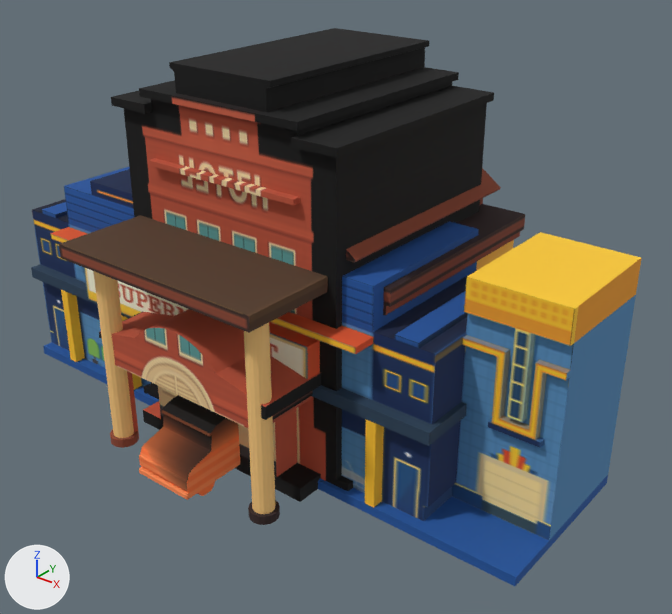
Renders of the glTF model FREEMODELS/curated/carto.glb from each side of a commit.
Camera for both pictures: a camera (50 mm lens) standing at (4.39, -4.87, 4.14) and looking at (0.42, 0.1, 1.06). Lighting does not change. The marker at lower left points along +X, +Y and +Z. The picture after the commit comes second. Where no turn or scale is listed for an object, it has been applied to the vertices.

The first picture shows 'Cube_011_Material_011_0', 'Cube_014_Material_014_0', 'Cube_015_Material_015_0', 'Cube_018_Material_018_0', 'Cube_036_Material_033_0'.
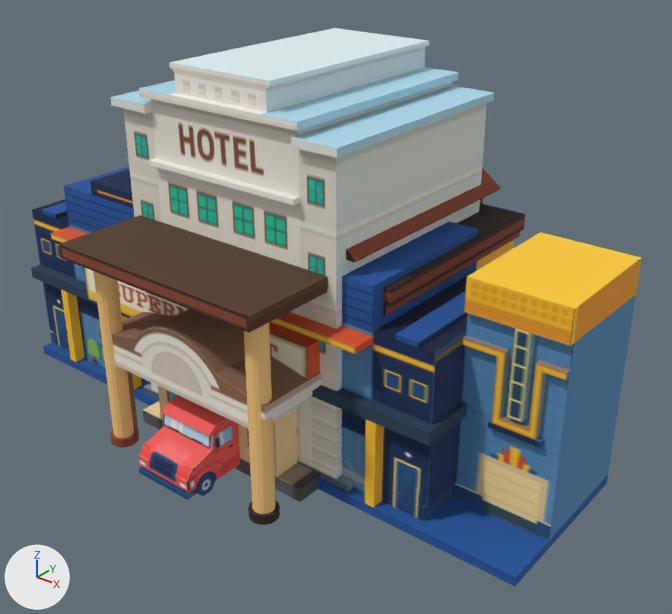
Boxes [x1, y1, x2, y2] around the edits, measured in the pictures (672 x 614 px):
'Cube_011_Material_011_0', recoloured (lighter): [99, 28, 494, 491] in both
'Cube_036_Material_033_0', recoloured (brown to red): [139, 395, 240, 500] in both
'Cube_014_Material_014_0', recoloured (lighter): [143, 386, 321, 502] in both

Patch to the scene script:
```diff
--- a/FREEMODELS/curated/carto.glb.py
+++ b/FREEMODELS/curated/carto.glb.py
@@ me_sketchfab_scene_cube_036_material_033_0 @@
 me_sketchfab_scene_cube_036_material_033_0.from_pydata(...)  # 330 vertices, 646 faces; spans x -0.26..0.24, y -1.38..1.37, z 0.0..0.73
-me_sketchfab_scene_cube_036_material_033_0.materials.append(mat_material_7)  # picture img_albedo8
+me_sketchfab_scene_cube_036_material_033_0.materials.append(mat_material_4)  # picture img_albedo5
@@ me_sketchfab_scene_cube_011_material_011_0 @@
 me_sketchfab_scene_cube_011_material_011_0.from_pydata(...)  # 181 vertices, 350 faces; spans x -1.06..1.11, y -1.71..0.62, z -0.01..2.88
-me_sketchfab_scene_cube_011_material_011_0.materials.append(mat_material_24)  # picture img_albedo25
+me_sketchfab_scene_cube_011_material_011_0.materials.append(mat_material_21)  # picture img_albedo22
@@ me_sketchfab_scene_cube_014_material_014_0 @@
 me_sketchfab_scene_cube_014_material_014_0.from_pydata(...)  # 100 vertices, 196 faces; spans x -0.84..0.84, y -1.16..0.5, z 0.0..2.52
-me_sketchfab_scene_cube_014_material_014_0.materials.append(mat_material_25)  # picture img_albedo26
+me_sketchfab_scene_cube_014_material_014_0.materials.append(mat_material_22)  # picture img_albedo23
```
